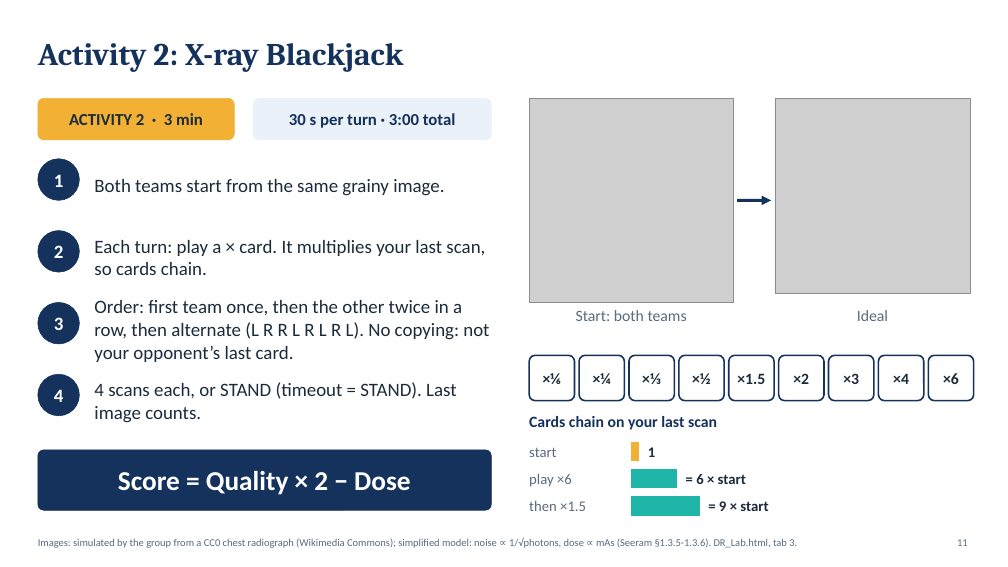
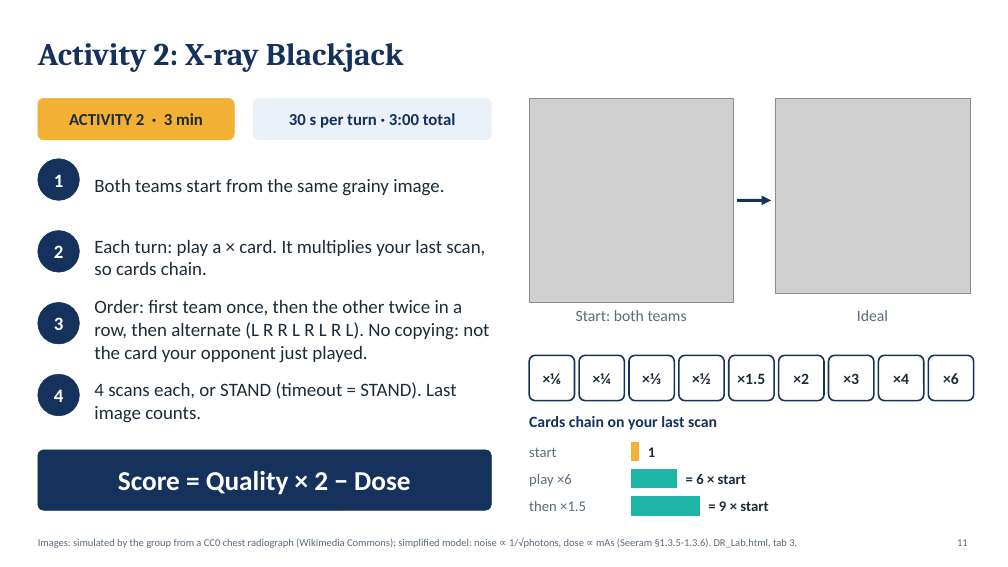
Before and after one commit to Hung-nd233960/dr-overview-presentation, a slide deck: slide 12 of DR_Overview.pptx. Drawn at 1008x567 pixels with LibreOffice and Linux fonts; fonts in the diff are those of the drawing; grey boxes stand for pictures. Boxes give left, top, right and bottom in pixels: in the first picture for what was removed or moved away, otherwise in the second. Text is boxed around its words. In the diff, an @@ line names an element or a change of style, - is before the commit and + after.

```diff
--- a/DR_Overview.pptx
+++ b/DR_Overview.pptx
@@ text at box(94, 300, 489, 363): text changed @@
-Order: first team once, then the other twice in a row, then alternate (L R R L R L R L). No copying: not your opponent’s last card.
+Order: first team once, then the other twice in a row, then alternate (L R R L R L R L). No copying: not the card your opponent just played.
```
Also in this commit, not shown: 10 other files.
